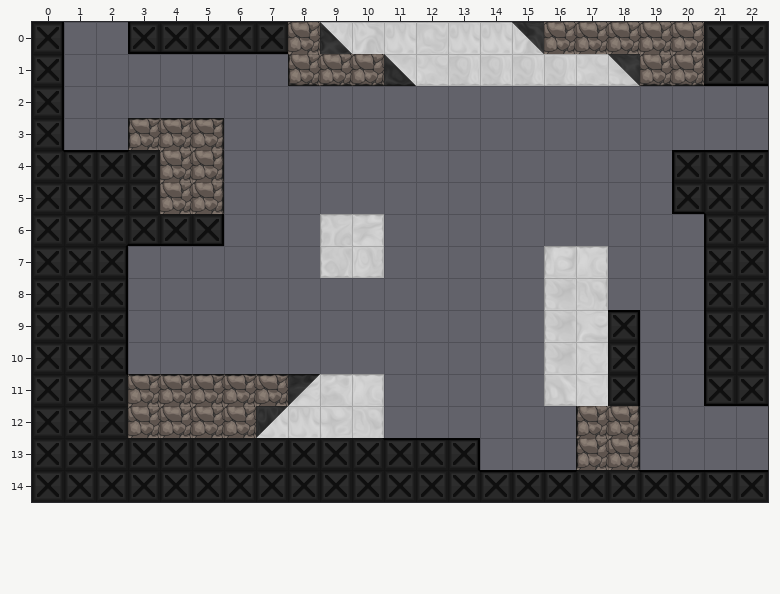
Tiled map (JSON), stored at assets/tilemaps/slider2.json. The picture above was drawn from the file before the commit.
Cells are 64x64 px. Shown: x 0..22, y 0..14. Tiles whose own drawing changed are shown in their newer look in all pictures.
Now the later version:
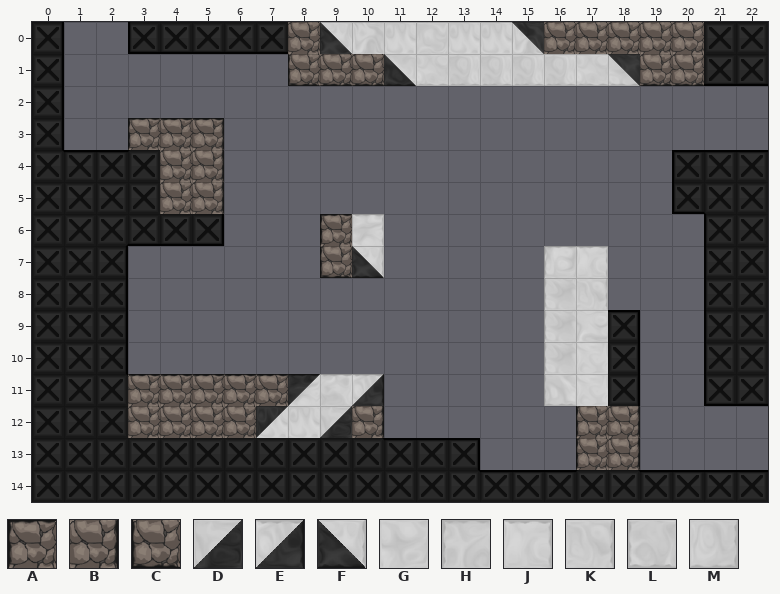
Key: from "black_tiles": A 15, B 24, C 29; from "mixed_tiles": D 1, E 43, F 51; from "white_tiles": G 4, H 15, J 17, K 24, L 36, M 38.
_ is an empty cell.
Difference:
Layer "tile":
y 6: x 9 H -> A
y 7: x 9..10 LM -> CF
y 11: x 10 J -> E
y 12: x 9..10 GK -> DB
Changed places in both pictures, as pixel boxes (x1, y1, x2, y2):
changed: (320, 214, 384, 278)
changed: (320, 374, 384, 438)
